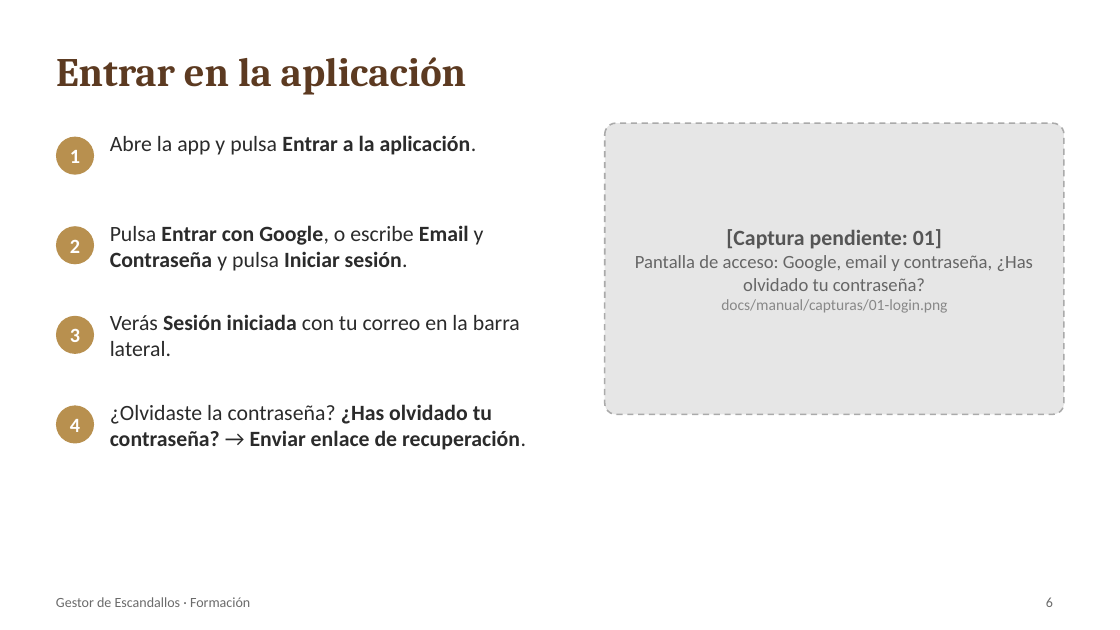
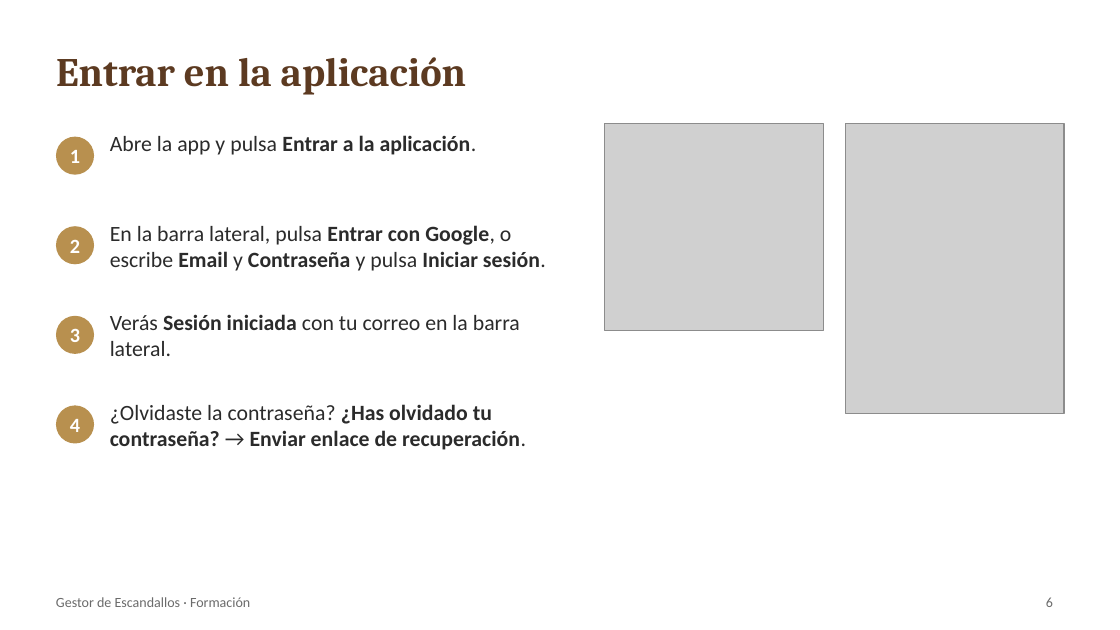
Before and after one commit to robertobergua-maker/escandallos-catering, a slide deck: slide 6 of docs/manual/Manual_Gestor_Escandallos.pptx. Drawn at 1120x630 pixels with LibreOffice and Linux fonts; fonts in the diff are those of the drawing; grey boxes stand for pictures. Boxes give left, top, right and bottom in pixels: in the first picture for what was removed or moved away, otherwise in the second. Text is boxed around its words. In the diff, an @@ line names an element or a change of style, - is before the commit and + after.

```diff
--- a/docs/manual/Manual_Gestor_Escandallos.pptx
+++ b/docs/manual/Manual_Gestor_Escandallos.pptx
@@ rounded rectangle removed at box(605, 123, 1064, 414) @@
-[Captura pendiente: 01]
-Pantalla de acceso: Google, email y contraseña, ¿Has olvidado tu contraseña?
-docs/manual/capturas/01-login.png
@@ picture added at box(605, 123, 823, 330) @@
@@ picture added at box(846, 123, 1064, 414) @@
@@ text at box(110, 225, 546, 271): text changed @@
-Pulsa Entrar con Google, o escribe Email y Contraseña y pulsa Iniciar sesión.
+En la barra lateral, pulsa Entrar con Google, o escribe Email y Contraseña y pulsa Iniciar sesión.
```
Also in this commit, not shown: 10 other slides changed, 1 slide added, 1 slide removed, 5 other files.
